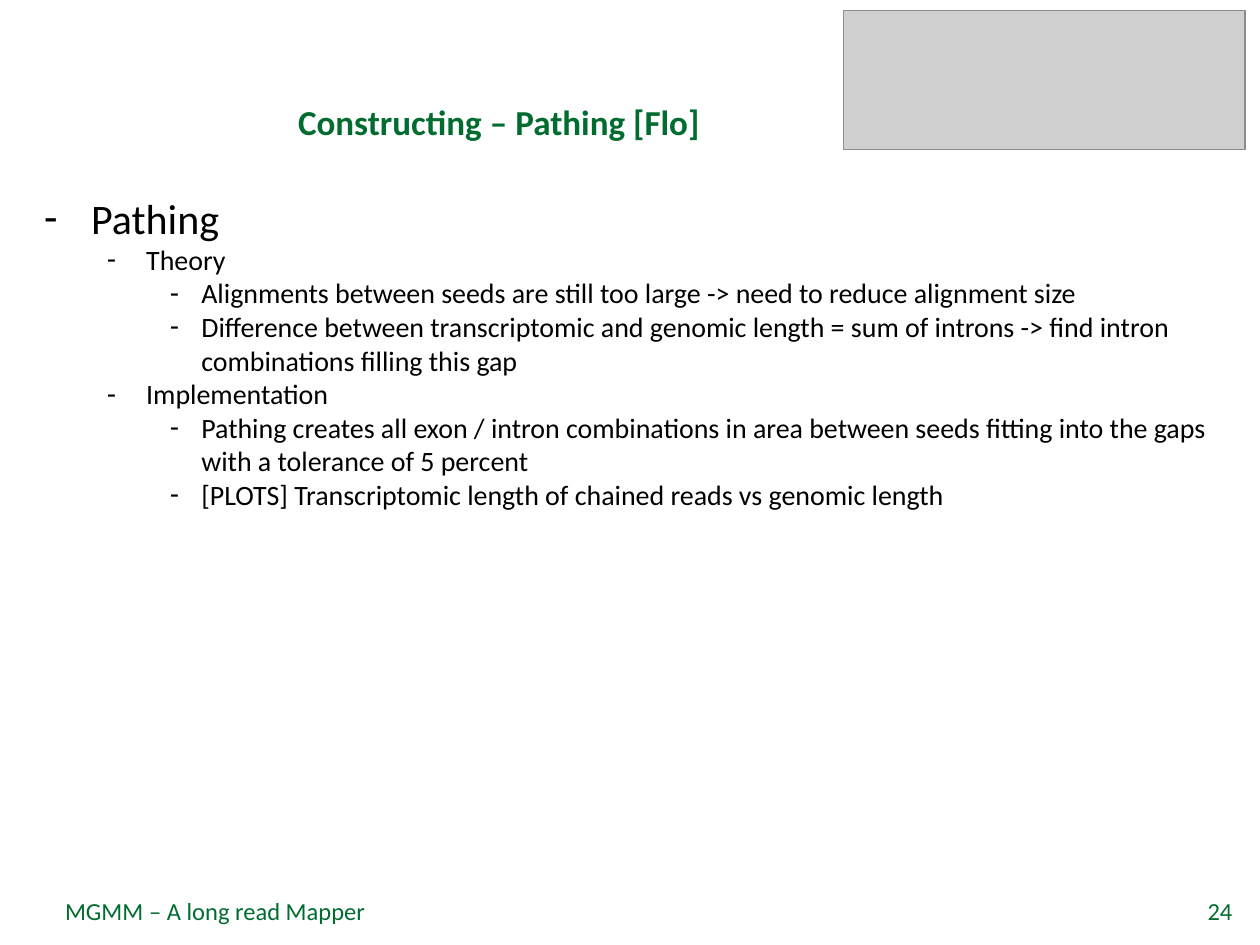
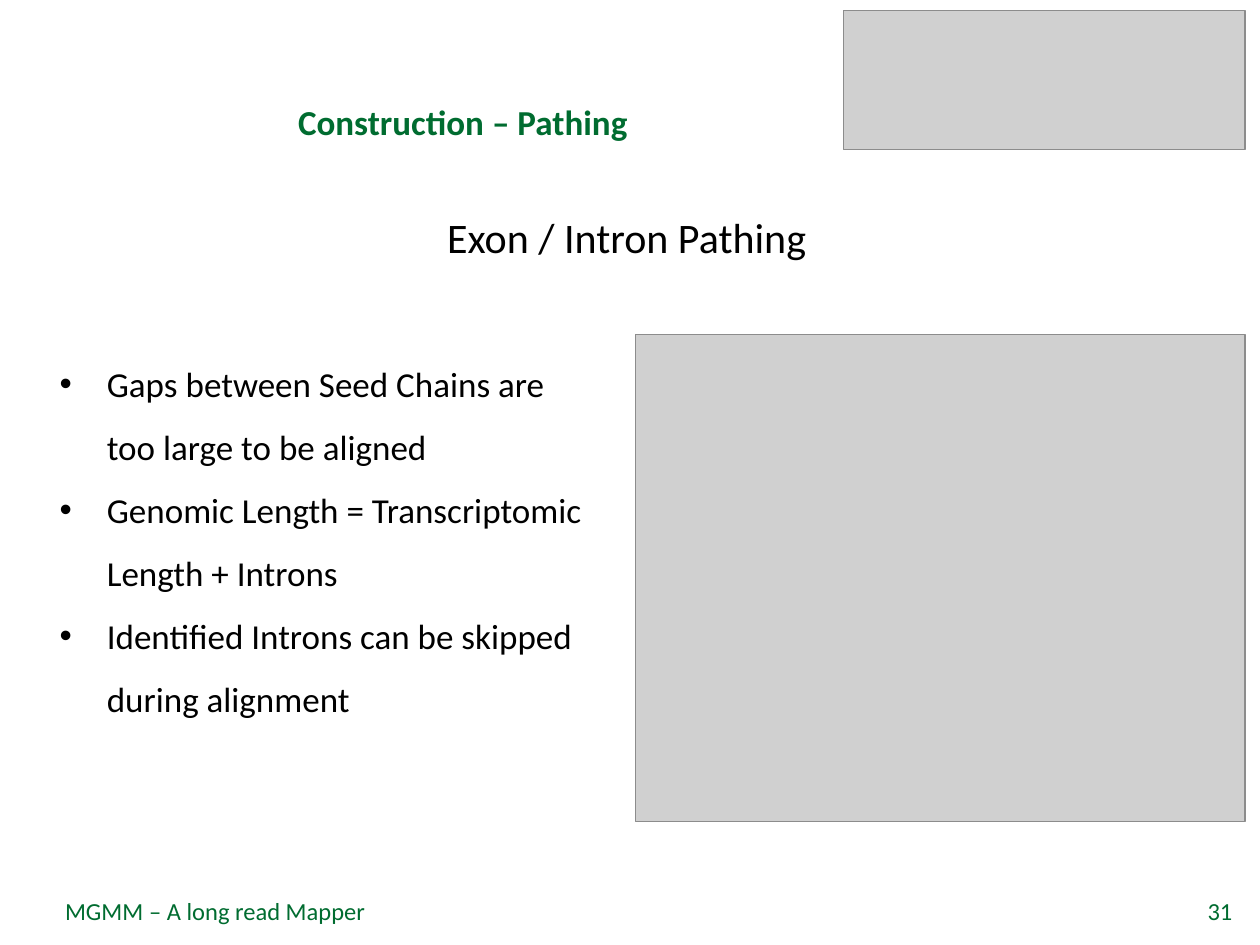
Before and after one commit to rfechtner/minions, a slide deck: slide 31 of Präsentation.pptx (slide 24 before the commit). Drawn at 1260x945 pixels with LibreOffice and Linux fonts; fonts in the diff are those of the drawing; grey boxes stand for pictures; background and template pictures are left out. Boxes give left, top, right and bottom in pixels: in the first picture for what was removed or moved away, otherwise in the second. Text is boxed around its words. In the diff, an @@ line names an element or a change of style, - is before the commit and + after.

```diff
--- a/Präsentation.pptx
+++ b/Präsentation.pptx
@@ title at [298, 110, 627, 141]: text changed @@
-Constructing – Pathing [Flo]
+Construction – Pathing
@@ text added at [447, 223, 806, 261], 24 pt, text #000000 @@
+Exon / Intron Pathing
@@ picture added at [635, 334, 1245, 822] @@
@@ text at [107, 372, 581, 718]: text changed; size 16 to 20 pt @@
-– Pathing
-  – Theory
-    – Alignments between seeds are still too large -> need to reduce alignment size
-    – Difference between transcriptomic and genomic length = sum of introns -> find intron combinations filling this gap
-  – Implementation
-    – Pathing creates all exon / intron combinations in area between seeds fitting into the gaps with a tolerance of 5 percent
-    – [PLOTS] Transcriptomic length of chained reads vs genomic length
+• Gaps between Seed Chains are too large to be aligned
+• Genomic Length = Transcriptomic Length + Introns
+• Identified Introns can be skipped during alignment
@@ page number at [1208, 904, 1233, 920]: text changed @@
-24
+31
```
Also in this commit, not shown: 7 other slides changed, 15 slides added, 1 other file.
